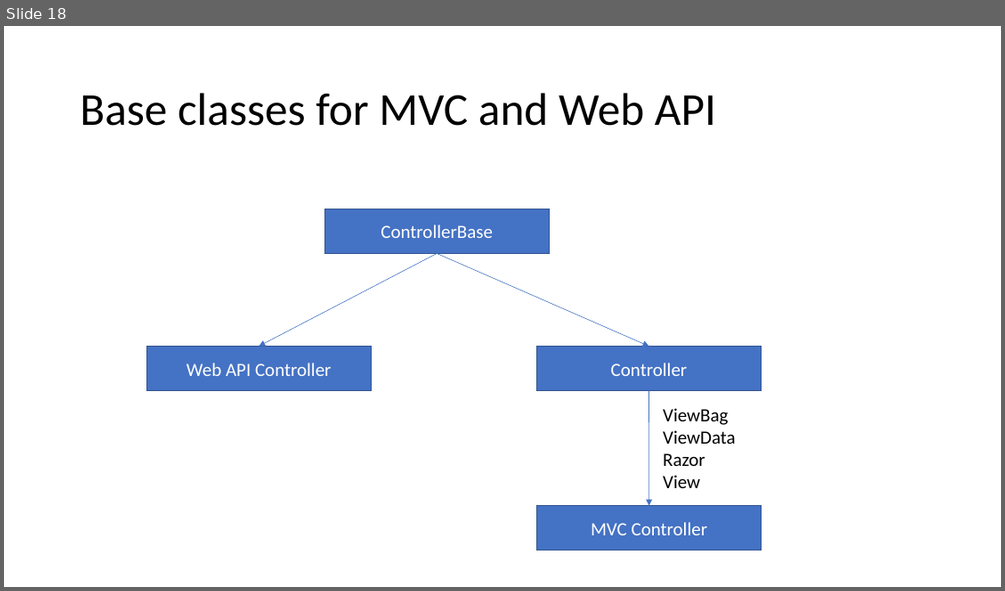
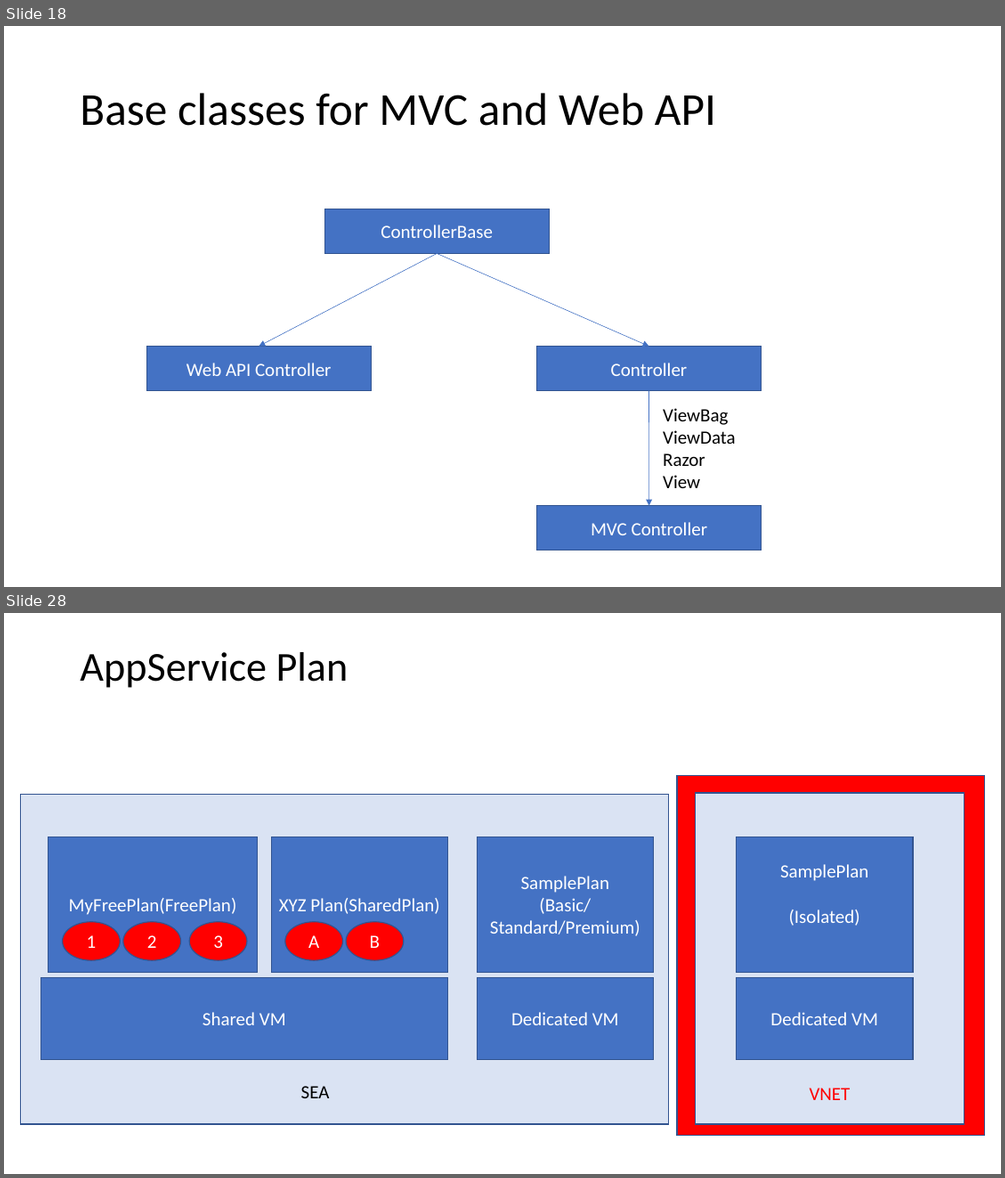
Before and after one commit to sonusathyadas/Microservices-Training-Materials, a slide deck: Presentation1.pptx. Shown one above the other, each under a label of ours: slide 18 before the commit, slides 18 and 28 after it; the slides between them are not shown. The pictures are 1005x591 and 1005x1178 pixels, drawn with LibreOffice and Linux fonts; fonts in the diff are those of the drawing. Boxes give left, top, right and bottom in pixels: in the first picture for what was removed or moved away, otherwise in the second. Text is boxed around its words. In the diff, an @@ line names an element or a change of style, - is before the commit and + after.

```diff
--- a/Presentation1.pptx
+++ b/Presentation1.pptx
@@ slide 28 added at (4, 613, 1001, 1174), background #FFFFFF @@
@@ title added at (80, 652, 348, 688), 39.6 pt, text #000000 @@
+AppService Plan
@@ rectangle added at (20, 795, 669, 1125), fill #DAE3F3, outline #325491 1 pt @@
@@ rectangle added at (677, 776, 985, 1135), fill #FF0000, outline #325491 1 pt @@
@@ rectangle added at (695, 793, 964, 1124), fill #DAE3F3, outline #325491 1 pt, 18 pt, text #FF0000 @@
+VNET
@@ rectangle added at (48, 836, 257, 972), fill #4472C4, outline #325491 1 pt, 18 pt, text #FFFFFF @@
+MyFreePlan(FreePlan)
@@ rectangle added at (271, 836, 447, 972), fill #4472C4, outline #325491 1 pt, 18 pt, text #FFFFFF @@
+XYZ Plan(SharedPlan)
@@ rectangle added at (477, 836, 653, 972), fill #4472C4, outline #325491 1 pt, 18 pt, text #FFFFFF @@
+SamplePlan
+(Basic/ Standard/Premium)
@@ rectangle added at (736, 836, 913, 972), fill #4472C4, outline #325491 1 pt, 18 pt, text #FFFFFF @@
+SamplePlan
+(Isolated)
@@ ellipse added at (63, 922, 120, 961), fill #FF0000, outline #325491 1 pt, 18 pt, text #FFFFFF @@
+1
@@ ellipse added at (123, 922, 180, 961), fill #FF0000, outline #325491 1 pt, 18 pt, text #FFFFFF @@
+2
@@ ellipse added at (189, 922, 247, 961), fill #FF0000, outline #325491 1 pt, 18 pt, text #FFFFFF @@
+3
@@ ellipse added at (285, 922, 343, 961), fill #FF0000, outline #325491 1 pt, 18 pt, text #FFFFFF @@
+A
@@ ellipse added at (346, 922, 404, 961), fill #FF0000, outline #325491 1 pt, 18 pt, text #FFFFFF @@
+B
@@ rectangle added at (40, 977, 448, 1059), fill #4472C4, outline #325491 1 pt, 18 pt, text #FFFFFF @@
+Shared VM
@@ rectangle added at (477, 977, 653, 1059), fill #4472C4, outline #325491 1 pt, 18 pt, text #FFFFFF @@
+Dedicated VM
@@ rectangle added at (736, 978, 913, 1060), fill #4472C4, outline #325491 1 pt, 18 pt, text #FFFFFF @@
+Dedicated VM
@@ text added at (301, 1086, 330, 1098), 18 pt, text #000000 @@
+SEA
```
Also in this commit, not shown: 13 other slides added, 2 other files.
